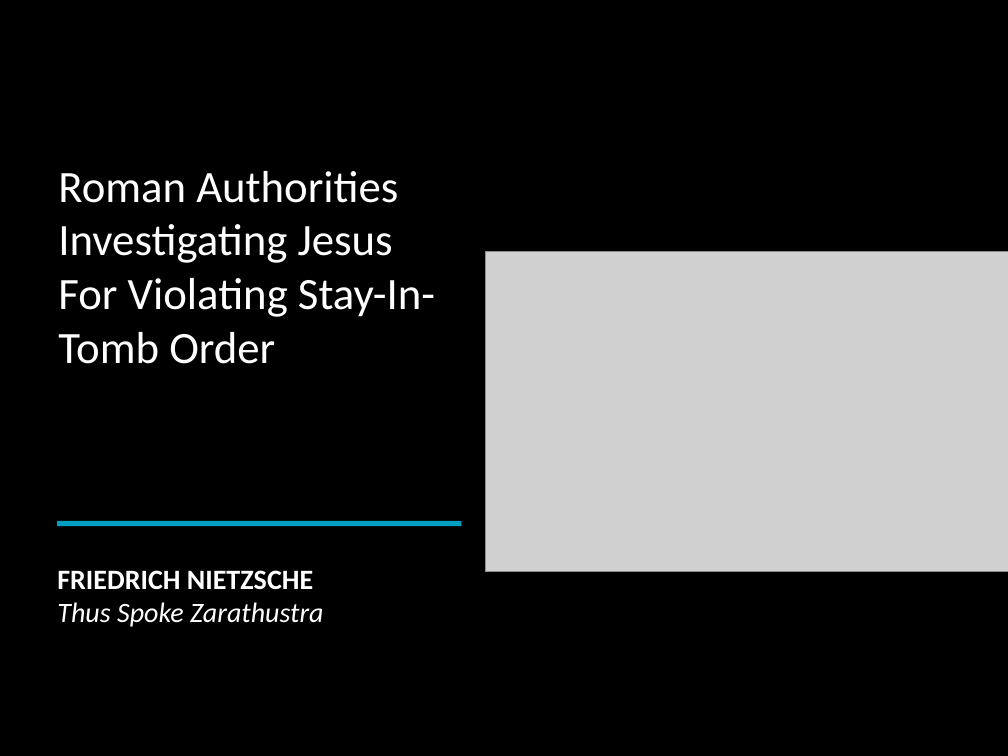
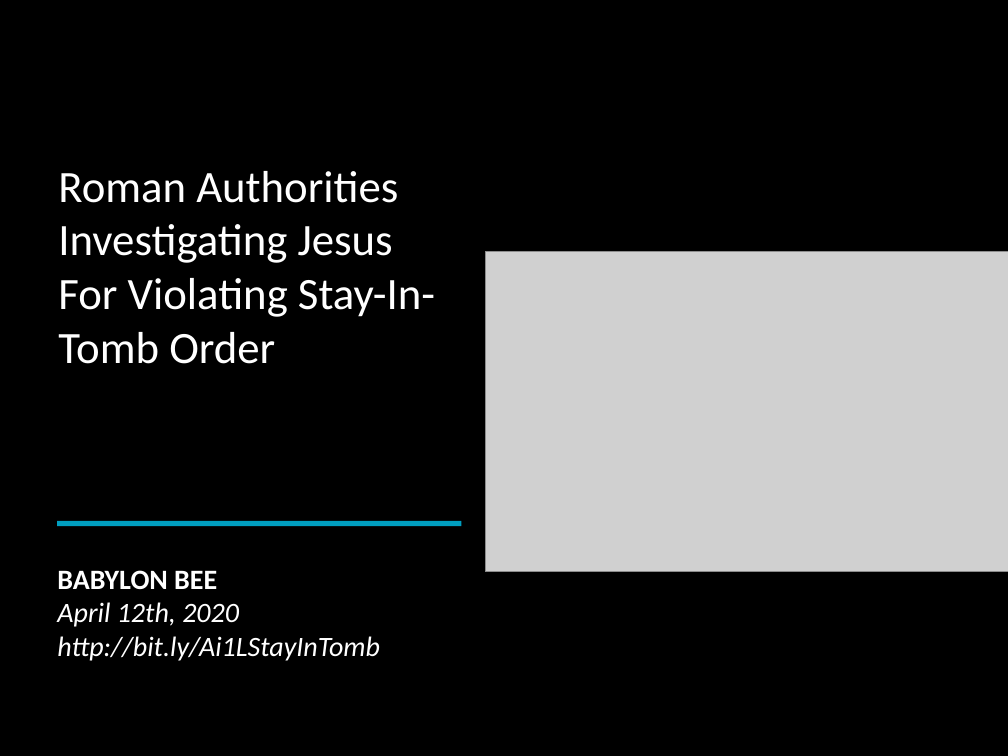
Before and after one commit to LukeMurphey/Ai1L, a slide deck: slide 7 of companion-website/public/files/24. Facts 1 & 2.pptx (slide 6 before the commit). Drawn at 1008x756 pixels with LibreOffice and Linux fonts; fonts in the diff are those of the drawing; grey boxes stand for pictures. Boxes give left, top, right and bottom in pixels: in the first picture for what was removed or moved away, otherwise in the second. Text is boxed around its words. In the diff, an @@ line names an element or a change of style, - is before the commit and + after.

```diff
--- a/companion-website/public/files/24. Facts 1 & 2.pptx
+++ b/companion-website/public/files/24. Facts 1 & 2.pptx
@@ text at [57, 570, 380, 661]: text changed @@
-FRIEDRICH NIETZSCHE
-Thus Spoke Zarathustra
+BABYLON BEE
+April 12th, 2020
+http://bit.ly/Ai1LStayInTomb
```
Also in this commit, not shown: 1 slide added.
